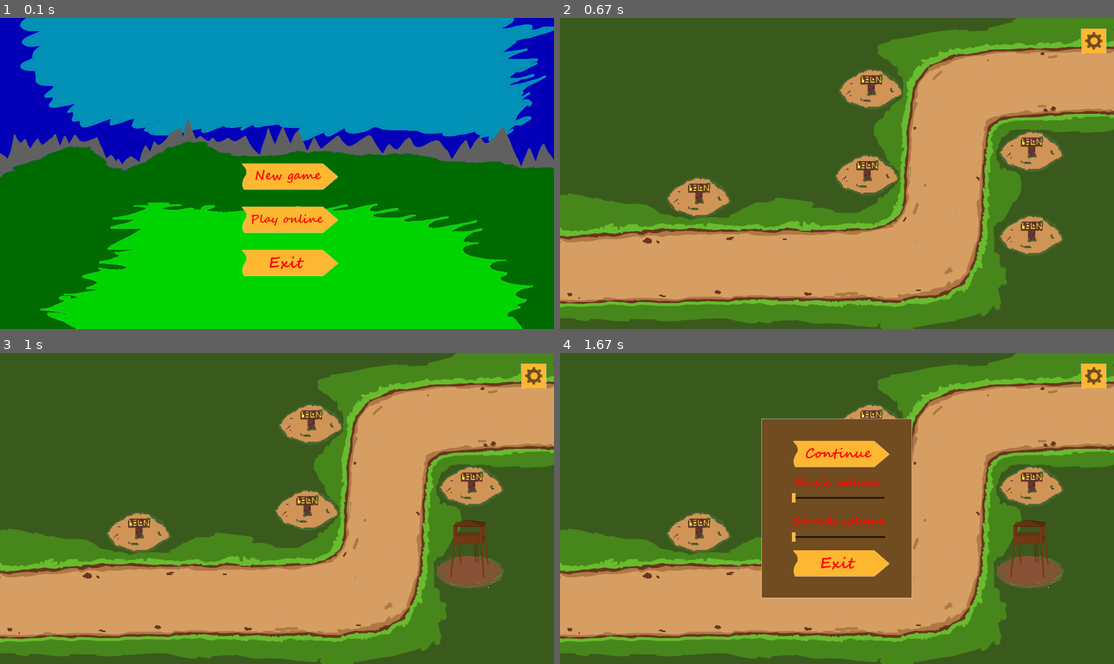
Above: before the commit, frames 1-4 (two rows, left to right).
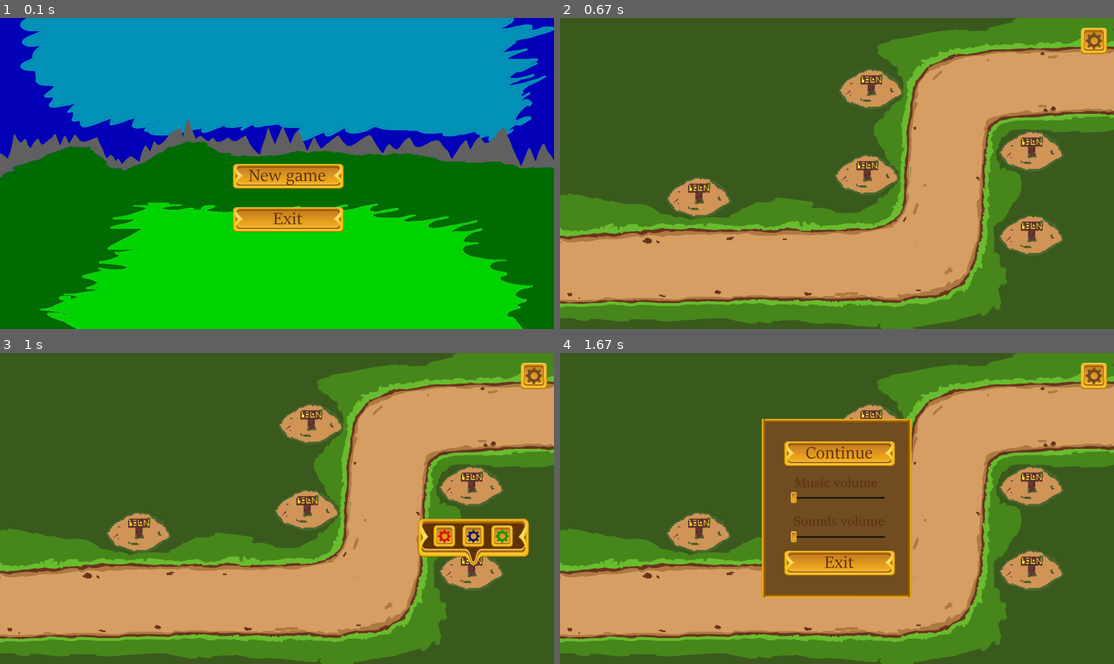
Above: after the commit, the same moments.

Repository: Fundgod/Tower_def
Game: pygame game, started from main.py
Same seed, same stepped clock (60 frames per second), same inputs: the game is played once before the commit and once after it.
Inputs (mouse positions are in pixels of both pictures, inside the frame that each line leads up to):
- Up to frame 1 (0.1 s): no input
- Up to frame 2 (0.67 s): press the mouse at (842, 173) at 0.37 s; move the mouse to (825, 133) at 0.47 s; release the mouse at (814, 89) at 0.6 s
- Up to frame 3 (1 s): press the mouse at (470, 570) at 0.7 s; move the mouse to (393, 570) at 0.8 s; release the mouse at (315, 573) at 0.93 s
- Up to frame 4 (1.67 s): click (764, 530) at 1.05 s; press the mouse at (1091, 371) at 1.37 s; move the mouse to (942, 390) at 1.47 s; release the mouse at (792, 405) at 1.6 s

The runs differ from the first frame. In frame 1, 4.2% of the frame differs, in the area x 42-63%, y 46-84%; in frame 2, 0.3%; in frame 3, 3.6%; in frame 4, 6.4%, in the area x 36-99%, y 3-79%.

Commit message:
Added tower place mechanics

Diff:
--- a/constants.py
+++ b/constants.py
@@ -9,12 +9,12 @@
 
 MOBS = {
     1: (
-        (1, 0, STONE_GOLEM),
+        (1, 0, SKILLET),
         (2, 0, CRYSTAL_GOLEM),
         (1, 0, HORNY_DOG),
         (1, 0, BOAR_WARRIOR),
         (2, 0, MASK),
-        (3, 0, SKILLET),
+        (3, 0, STONE_GOLEM),
         (1, 0, HORNY_DOG),
         (2, 0, SKILLET),
         (3, 0, BOAR_WARRIOR)
--- a/main.py
+++ b/main.py
@@ -92,6 +92,7 @@
         super().__init__(group)
         self.way = way
         self.load_info(type)
+        self.killed = False
 
     def load_info(self, type):
         with open(os.path.join('mobs', type, 'info.json'), 'r', encoding='utf-8') as info_file:
@@ -110,6 +111,8 @@
         self.rect = pygame.Rect(self.coords[0] - self.width / 2, self.coords[1] - self.height / 2, self.width, self.height)
 
     def get_position(self, time):
+        """Возвращает координату, в которой окажется моб через заданное кол-во обновлений экрана"""
+        # time - кол-во обновлений экрана
         index = self.pos
         steps = self.steps[1] - self.steps[0]
         way_len = len(self.way)
@@ -182,6 +185,7 @@
         self.health -= damage
 
     def kill(self):
+        self.killed = True
         def new_update(self):
             try:
                 if round(self.animation_index, 1).is_integer():
@@ -204,7 +208,7 @@
         self.image = load_image(os.path.join('sprites', 'buttons', filename), -1)
 
 
-class AttackTower(pygame.sprite.Sprite):
+class BowTower(pygame.sprite.Sprite):
     def __init__(self, coords, moblist, bullets_group, group):
         super().__init__(group)
         self.coords = (coords[0] + 125, coords[1] - 25)
@@ -216,8 +220,7 @@
         self.height = 250
         self.shooting_range = 600
         self.damage = 10
-        self.tower_level = 1
-        self.image = load_image(os.path.join('sprites', 'towers', 'ordinary_high_tower.png'), -1)
+        self.image = load_image(os.path.join('sprites', 'towers', 'bow_tower.png'), -1)
         self.rect = pygame.Rect(self.coords[0] - self.width // 2,
                                 self.coords[1] - self.height // 2 + 100,
                                 self.width,
@@ -227,7 +230,7 @@
         if not self.reloading:
             for mob in self.moblist:
                 distance = math.hypot(self.coords[0] - mob.coords[0], self.coords[1] - mob.coords[1])
-                if distance <= self.shooting_range and mob.alive():
+                if distance <= self.shooting_range and not mob.killed:
                     Bullet(self.coords, mob, distance, self.damage, self.bullets_group)
                     self.reloading = self.time_to_reload
                     return
@@ -245,10 +248,14 @@
         self.rect = pygame.Rect(self.coords[0] - 5, self.coords[1] - 5, 10, 10)
         self.velocity = 600 / FPS
         self.steps, self.steps_to_target, self.angle = 0, None, 0
+        # Путь до цели будет разбит на шаги.
+        # steps_to_target - количество шагов до цели, steps - количество пройденных шагов
+        # angle - угол, под которым летит стрела
         self.calculate_trajectory()
         self.image = pygame.transform.rotate(load_image(os.path.join('sprites', 'arrow.png')), self.angle)
 
     def calculate_trajectory(self):
+        """Рассчитывает маршрут полёта стрелы до противника и угол, под которым полетит стрела"""
         flight_time = self.distance_to_mob / self.velocity
         self.end_coords = self.mob.get_position(flight_time)
         d_x, d_y = self.end_coords[0] - self.coords[0], self.end_coords[1] - self.coords[1]
@@ -272,6 +279,57 @@
         else:
             self.mob.hit(self.damage)
             self.kill()
+
+
+class AddTowerMenu(pygame.sprite.Sprite):
+    width = 400
+    height = 180
+
+    def __init__(self, coords, plant, moblist, group_for_towers, group_for_bullets, group):
+        super().__init__(group)
+        self.coords = coords
+        self.plant = plant
+        self.moblist = moblist
+        self.group_for_towers = group_for_towers
+        self.group_for_bullets = group_for_bullets
+        self.image = ADD_TOWER_MENU_IMAGE
+        self.width, self.height = AddTowerMenu.width, AddTowerMenu.height
+        self.rect = pygame.Rect(self.coords[0] - 125 / 2,
+                                self.coords[1] - 125 / 2,
+                                self.width,
+                                self.height)
+        self.buttons = pygame.sprite.Group()
+        self.bow_tower_button = Button(
+            (self.coords[0] - 5, self.coords[1] - 30, 80, 80),
+            'bow_tower_icon.png',
+            self.buttons
+        )
+        self.gun_tower_button = Button(
+            (self.coords[0] + 95, self.coords[1] - 30, 80, 80),
+            'gun_tower_icon.png',
+            self.buttons
+        )
+        self.rocket_tower_button = Button(
+            (self.coords[0] + 195, self.coords[1] - 30, 80, 80),
+            'rocket_tower_icon.png',
+            self.buttons
+        )
+
+    def check_click(self, click):
+        if click.colliderect(self.bow_tower_button):
+            self.spawn_tower(BowTower)
+        elif click.colliderect(self.gun_tower_button):
+            self.spawn_tower(BowTower)
+        elif click.colliderect(self.rocket_tower_button):
+            self.spawn_tower(BowTower)
+
+    def spawn_tower(self, tower):
+        tower(self.coords, self.moblist, self.group_for_bullets, self.group_for_towers)
+        self.plant.free = False
+        self.plant.kill()
+
+    def draw_buttons(self, surface):
+        self.buttons.draw(surface)
 
 
 class Game:
@@ -292,6 +350,7 @@
         self.towers = pygame.sprite.Group()
         self.bullets = pygame.sprite.Group()
         self.buttons = pygame.sprite.Group()
+        self.add_tower_menus = pygame.sprite.Group()
         self.pause_button = Button((1800, 30, 80, 80), 'pause.png', self.buttons)
         self.on_pause = False
         self.mob_query = []
@@ -302,8 +361,7 @@
         background = load_image(os.path.join('sprites', 'background_image.png'))
         buttons = pygame.sprite.Group()
         single_player_button = Button((800, 500, 350, 90), 'start_single_game.png', buttons)
-        online_game_button = Button((800, 650, 350, 90), 'start_online_game.png', buttons)
-        exit_button = Button((800, 800, 350, 90), 'exit.png', buttons)
+        exit_button = Button((800, 650, 350, 90), 'exit.png', buttons)
         self.screen.blit(background, (0, 0))
         buttons.draw(self.screen)
         # Ожидание юзер инпута
@@ -314,8 +372,6 @@
                     if click.colliderect(single_player_button):
                         self.start()
                         return
-                    elif click.colliderect(online_game_button):
-                        print('It must start online mode')
                     elif click.colliderect(exit_button):
                         self.quit()
                 elif event.type == pygame.KEYDOWN:
@@ -336,6 +392,7 @@
                 plant_sprite = pygame.sprite.Sprite(self.plants)
                 plant_sprite.rect = pygame.Rect(*plants_data[-1], 250, 250)
                 plant_sprite.image = plant_image
+                plant_sprite.free = True
                 plants_data[-1] = (plant_sprite, plants_data[-1])
         plants_data = dict(plants_data)
         return plants_data
@@ -350,18 +407,24 @@
                     little_intervals_counter += 1
             self.mob_query.append((mob_type, road_num))
 
-    def spawn_tower(self, coords):
-        AttackTower(coords, self.moblist, self.bullets, self.towers)
-
     def on_click(self, pos):
         click = pygame.Rect(*pos, 1, 1)
         if click.colliderect(self.pause_button):
+            self.close_add_tower_menu()
+            self.update_and_render()
             self.pause()
             return
         for plant in self.plants_data:
-            if click.colliderect(plant):
-                self.spawn_tower(self.plants_data[plant])
-                plant.kill()
+            if click.colliderect(plant) and plant.free:
+                self.close_add_tower_menu()
+                AddTowerMenu(self.plants_data[plant], plant, self.moblist, self.towers, self.bullets, self.add_tower_menus)
+                return
+        for add_tower_menu in self.add_tower_menus:
+            add_tower_menu.check_click(click)
+        # Если пользователь нажал в любое место экрана, но не на кнопку,
+        # то открытое меню добавления башни, если оно есть, закроется:
+        self.close_add_tower_menu()
+
 
     def on_tap(self, key):
         if key == pygame.K_TAB:
@@ -448,7 +511,14 @@
         self.towers.draw(self.screen)
         self.bullets.update()
         self.bullets.draw(self.screen)
+        self.add_tower_menus.draw(self.screen)
+        for add_tower_menu in self.add_tower_menus:
+            add_tower_menu.draw_buttons(self.screen)
         self.buttons.draw(self.screen)
+
+    def close_add_tower_menu(self):
+        for add_tower_menu in self.add_tower_menus:
+            add_tower_menu.kill()
 
     def quit(self):
         pygame.quit()
@@ -459,6 +529,7 @@
     pygame.init()
     screen = pygame.display.set_mode(SIZE)
     MOB_ANIMATIONS = load_mob_animations()
+    ADD_TOWER_MENU_IMAGE = load_image(os.path.join('sprites', 'add_tower_menu.png'))
     game = Game(screen)
     game.begin()
     time = pygame.time.Clock()
--- a/mobs/skillet/info.json
+++ b/mobs/skillet/info.json
@@ -10,9 +10,9 @@
     "animation_speed": 0.2
   },
   "death": {
-    "width": 84,
-    "height": 107,
-    "animation_speed": 0.25
+    "width": 63,
+    "height": 100,
+    "animation_speed": 0.2
   },
   "health_line_bias": {
     "x": 15,
Binary file added: sprites/add_tower_menu.png
Binary file added: sprites/buttons/bow_tower_icon.png
Binary file changed: sprites/buttons/continue.png
Binary file changed: sprites/buttons/exit.png
Binary file added: sprites/buttons/gun_tower_icon.png
Binary file changed: sprites/buttons/pause.png
Binary file added: sprites/buttons/rocket_tower_icon.png
Binary file changed: sprites/buttons/slider.png
Binary file changed: sprites/buttons/start_single_game.png
Binary file changed: sprites/menu.png
Binary file added: sprites/rocket_tower_icon.png
Renamed: sprites/towers/ordinary_high_tower.png -> sprites/towers/bow_tower.png
(and 1 more such lines)
